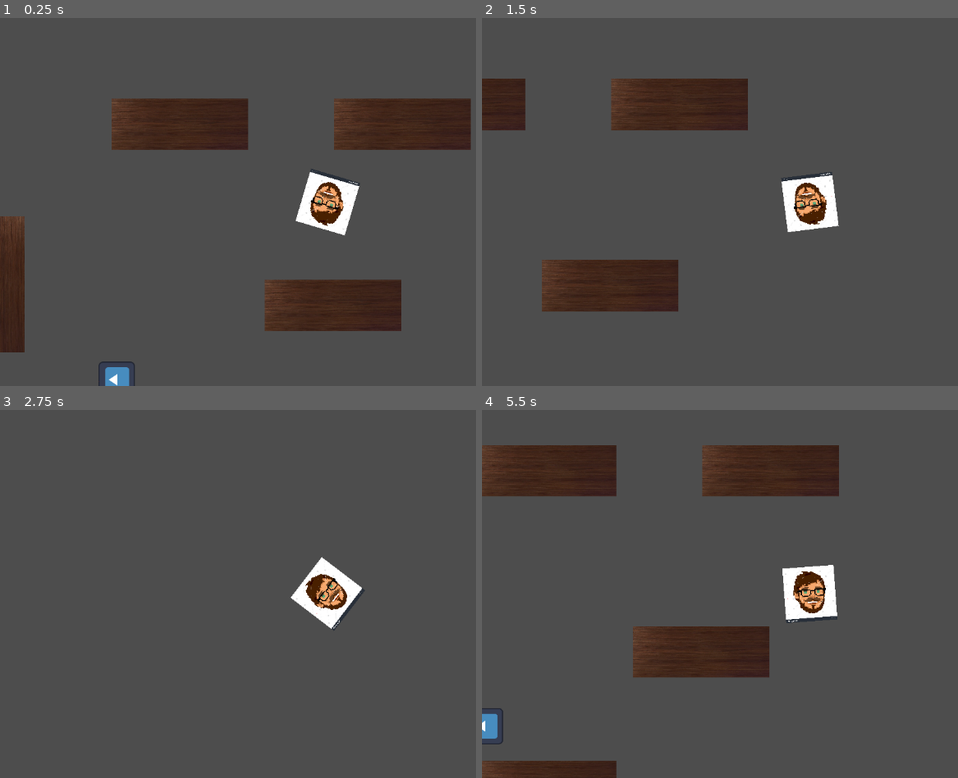
Above: before the commit, frames 1-4 (two rows, left to right).
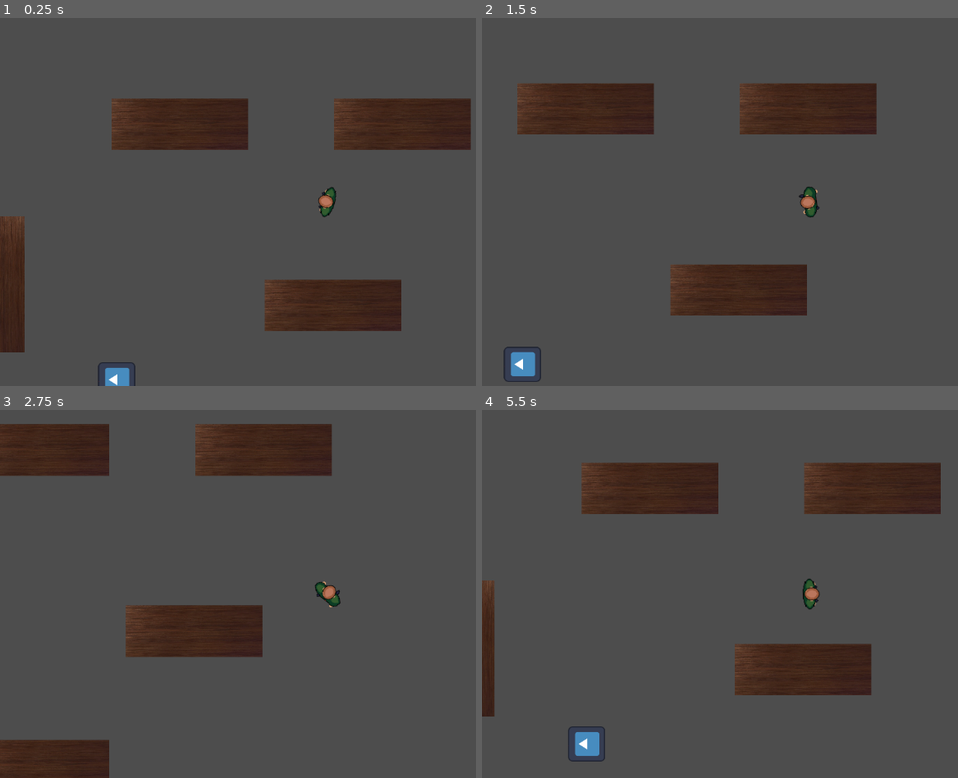
Above: after the commit, the same moments.

Repository: jmsanchezdiaz/boss-ipv-2024-e3.14cos
Game: Godot game, scene res://main.tscn
The game is run twice, just before and just after one commit, with the same random seed, the same clock (stepped at 60 frames per second) and the same inputs. The engine's default icon, where the game draws it, is replaced by a stand-in: a white triangle on a blue panel in a dark square.
Inputs (mouse positions are in pixels of both pictures, inside the frame that each line leads up to):
- Up to frame 1 (0.25 s): no input
- Up to frame 2 (1.5 s): move the mouse to (953, 183) at 0.52 s; press the mouse at (953, 183) at 0.53 s; hold D (move_right) 0.53-1.28 s; tap Shift (run) at 0.8, 1.35 s; move the mouse to (677, 220) at 1.27 s; release the mouse at (677, 220) at 1.28 s; hold S (move_down) from 1.28 s (still down)
- Up to frame 3 (2.75 s): click (195, 612) at 1.55 s; move the mouse to (395, 513) at 2.02 s; release S (move_down) at 2.03 s; press the mouse at (395, 513) at 2.03 s; hold D (move_right) from 2.03 s (still down); tap Shift (run) at 2.3 s
- Up to frame 4 (5.5 s): move the mouse to (777, 667) at 2.77 s; release D (move_right) at 2.78 s; release the mouse at (777, 667) at 2.78 s; hold W (move_up) 2.78-3.53 s; tap Shift (run) at 2.85, 3.8, 4.35, 5.3 s; click (777, 667) at 3.05 s; move the mouse to (outside the picture) at 3.52 s; press the mouse at (outside the picture) at 3.53 s; hold A (move_left) 3.53-5.03 s; move the mouse to (615, 538) at 4.27 s; release the mouse at (615, 538) at 4.28 s; click (615, 538) at 4.55 s; move the mouse to (843, 594) at 5.02 s; press the mouse at (843, 594) at 5.03 s; hold S (move_down) from 5.03 s (still down)

The runs differ from the first frame. In frame 1, 1.6% of the frame differs, in the area x 20-76%, y 40-100%; in frame 2, 20%; in frame 3, 15%; in frame 4, 25%, in the area x 0-97%, y 9-100%.

Commit message:
Player walk animation

Diff:
--- a/entities/Player/Player.tscn
+++ b/entities/Player/Player.tscn
@@ -1,16 +1,73 @@
-[gd_scene load_steps=9 format=3 uid="uid://b03m6mbug7ngg"]
+[gd_scene load_steps=13 format=3 uid="uid://b03m6mbug7ngg"]
 
 [ext_resource type="Script" path="res://entities/Player/player.gd" id="1_4in8l"]
-[ext_resource type="Texture2D" uid="uid://c5dhd8n3m7ckc" path="res://assets/Nico.jpg" id="1_v1hny"]
+[ext_resource type="Texture2D" uid="uid://b4tsjbj5rvgoy" path="res://assets/player-spritesheet.png" id="2_byyay"]
 [ext_resource type="Texture2D" uid="uid://cmcsh50axvbfm" path="res://assets/blood-spritesheet2.png" id="3_ld6fc"]
 
+[sub_resource type="Animation" id="Animation_vrris"]
+length = 0.001
+tracks/0/type = "value"
+tracks/0/imported = false
+tracks/0/enabled = true
+tracks/0/path = NodePath("Body:frame")
+tracks/0/interp = 1
+tracks/0/loop_wrap = true
+tracks/0/keys = {
+"times": PackedFloat32Array(0),
+"transitions": PackedFloat32Array(1),
+"update": 1,
+"values": [0]
+}
+
+[sub_resource type="Animation" id="Animation_ui2ls"]
+resource_name = "Walk"
+length = 1.2
+loop_mode = 1
+tracks/0/type = "value"
+tracks/0/imported = false
+tracks/0/enabled = true
+tracks/0/path = NodePath("Body:frame")
+tracks/0/interp = 1
+tracks/0/loop_wrap = true
+tracks/0/keys = {
+"times": PackedFloat32Array(0, 0.1, 0.2, 0.3, 0.4, 0.5, 0.6, 0.7, 0.8, 0.9, 1, 1.1),
+"transitions": PackedFloat32Array(1, 1, 1, 1, 1, 1, 1, 1, 1, 1, 1, 1),
+"update": 1,
+"values": [0, 1, 2, 3, 4, 5, 6, 7, 8, 9, 10, 11]
+}
+
+[sub_resource type="Animation" id="Animation_y28d7"]
+resource_name = "ReceiveDamage"
+
+[sub_resource type="AnimationLibrary" id="AnimationLibrary_6yx8f"]
+_data = {
+"RESET": SubResource("Animation_vrris"),
+"ReceiveDamage": SubResource("Animation_y28d7"),
+"Walk": SubResource("Animation_ui2ls")
+}
+
 [sub_resource type="CircleShape2D" id="CircleShape2D_j84la"]
-radius = 750.74
+radius = 434.613
 
 [sub_resource type="CircleShape2D" id="CircleShape2D_0rk6p"]
 radius = 1634.1
 
-[sub_resource type="Animation" id="Animation_y28d7"]
+[sub_resource type="Animation" id="Animation_x211c"]
+length = 0.001
+tracks/0/type = "value"
+tracks/0/imported = false
+tracks/0/enabled = true
+tracks/0/path = NodePath("Blood:frame")
+tracks/0/interp = 1
+tracks/0/loop_wrap = true
+tracks/0/keys = {
+"times": PackedFloat32Array(0),
+"transitions": PackedFloat32Array(1),
+"update": 1,
+"values": [0]
+}
+
+[sub_resource type="Animation" id="Animation_myc8f"]
 resource_name = "ReceiveDamage"
 tracks/0/type = "value"
 tracks/0/imported = false
@@ -25,36 +82,31 @@
 "values": [0, 1, 2, 3, 4, 5, 6, 7, 8, 9]
 }
 
-[sub_resource type="Animation" id="Animation_vrris"]
-length = 0.001
-tracks/0/type = "value"
-tracks/0/imported = false
-tracks/0/enabled = true
-tracks/0/path = NodePath("Blood:frame")
-tracks/0/interp = 1
-tracks/0/loop_wrap = true
-tracks/0/keys = {
-"times": PackedFloat32Array(0),
-"transitions": PackedFloat32Array(1),
-"update": 1,
-"values": [0]
-}
-
-[sub_resource type="AnimationLibrary" id="AnimationLibrary_6yx8f"]
+[sub_resource type="AnimationLibrary" id="AnimationLibrary_mnr3j"]
 _data = {
-"RESET": SubResource("Animation_vrris"),
-"ReceiveDamage": SubResource("Animation_y28d7")
+"RESET": SubResource("Animation_x211c"),
+"ReceiveDamage": SubResource("Animation_myc8f")
 }
 
 [node name="Player" type="CharacterBody2D"]
 scale = Vector2(0.06, 0.06)
 collision_layer = 2
 script = ExtResource("1_4in8l")
+MAX_SPEED = 150
 
 [node name="Body" type="Sprite2D" parent="."]
-texture = ExtResource("1_v1hny")
+position = Vector2(166.667, 49.9999)
+scale = Vector2(19.4444, 20)
+texture = ExtResource("2_byyay")
+hframes = 12
+
+[node name="BodyAnimation" type="AnimationPlayer" parent="."]
+libraries = {
+"": SubResource("AnimationLibrary_6yx8f")
+}
 
 [node name="CollisionShape2D" type="CollisionShape2D" parent="."]
+position = Vector2(0, -1.90735e-06)
 shape = SubResource("CircleShape2D_j84la")
 
 [node name="AttackArea" type="Area2D" parent="."]
@@ -64,15 +116,15 @@
 shape = SubResource("CircleShape2D_0rk6p")
 
 [node name="Blood" type="Sprite2D" parent="."]
-position = Vector2(-733.333, 0)
+position = Vector2(-255.612, -0.229689)
 rotation = 3.14159
-scale = Vector2(15, 16)
+scale = Vector2(10.1593, 10.5501)
 texture = ExtResource("3_ld6fc")
 hframes = 10
 
 [node name="BloodAnimation" type="AnimationPlayer" parent="."]
 libraries = {
-"": SubResource("AnimationLibrary_6yx8f")
+"": SubResource("AnimationLibrary_mnr3j")
 }
 
 [connection signal="body_entered" from="AttackArea" to="." method="_on_crowbar_area_body_entered"]
--- a/entities/Player/player.gd
+++ b/entities/Player/player.gd
@@ -9,7 +9,8 @@
 @export var STAMINA_REGEN = 10.0 # La cantidad de estamina que se regenera por segundo.
 @export var RUNNING_STAMINA_COST = 25.0 # La cantidad de estamina que se consume por segundo al correr.
 
-@onready var animation = $BloodAnimation
+@onready var bloodAnimation = $BloodAnimation
+@onready var bodyAnimation = $BodyAnimation
 
 var current_stamina = MAX_STAMINA
 var running_multiplier = 1
@@ -74,7 +75,7 @@
 
 func handle_running(delta: float) -> void:
 	if Input.is_action_pressed("run") and current_stamina > 0:
-		running_multiplier = 1.5
+		running_multiplier = 2
 		current_stamina = max(current_stamina - RUNNING_STAMINA_COST * delta, 0)
 	else:
 		running_multiplier = 1
@@ -87,8 +88,10 @@
 	var input_vector = Input.get_vector("move_left", "move_right", "move_up", "move_down")
 	if input_vector == Vector2.ZERO:
 		apply_friction(FRICTION * delta)
+		bodyAnimation.play("RESET")
 	else:
 		apply_movement((input_vector * ACCELERATION * delta))
+		bodyAnimation.play("Walk")
 	move_and_slide()
 
 
@@ -108,7 +111,7 @@
 	if health > 0:
 		health -= amount
 		print("Nico health:", health)
-		animation.play("ReceiveDamage")
+		bloodAnimation.play("ReceiveDamage")
 	else:
 		queue_free()
 
@@ -116,10 +119,8 @@
 func _on_crowbar_area_body_entered(body: Node2D) -> void:
 	if body is Zombie:
 		current_target = body
-		# print("Zombie in range!")
 
 
 func _on_crowbar_area_body_exited(body: Node2D) -> void:
 	if body == current_target:
 		current_target = null
-		# print("Zombie out of range!")
--- a/entities/enemies/Zombie.tscn
+++ b/entities/enemies/Zombie.tscn
@@ -1,8 +1,45 @@
-[gd_scene load_steps=10 format=3 uid="uid://djba5um6gbc7k"]
+[gd_scene load_steps=13 format=3 uid="uid://djba5um6gbc7k"]
 
 [ext_resource type="Texture2D" uid="uid://ctlppq3e6ixwp" path="res://icon.svg" id="1_n1eks"]
 [ext_resource type="Script" path="res://entities/enemies/zombie.gd" id="1_wyi4p"]
 [ext_resource type="Texture2D" uid="uid://cmcsh50axvbfm" path="res://assets/blood-spritesheet2.png" id="3_a0iq2"]
+
+[sub_resource type="Animation" id="Animation_235ey"]
+resource_name = "Walk"
+loop_mode = 1
+tracks/0/type = "value"
+tracks/0/imported = false
+tracks/0/enabled = true
+tracks/0/path = NodePath("Body:frame")
+tracks/0/interp = 1
+tracks/0/loop_wrap = true
+tracks/0/keys = {
+"times": PackedFloat32Array(),
+"transitions": PackedFloat32Array(),
+"update": 1,
+"values": []
+}
+
+[sub_resource type="Animation" id="Animation_0uw0c"]
+length = 0.001
+tracks/0/type = "value"
+tracks/0/imported = false
+tracks/0/enabled = true
+tracks/0/path = NodePath("Body:frame")
+tracks/0/interp = 1
+tracks/0/loop_wrap = true
+tracks/0/keys = {
+"times": PackedFloat32Array(0),
+"transitions": PackedFloat32Array(1),
+"update": 1,
+"values": [0]
+}
+
+[sub_resource type="AnimationLibrary" id="AnimationLibrary_o0w8e"]
+_data = {
+"RESET": SubResource("Animation_0uw0c"),
+"Walk": SubResource("Animation_235ey")
+}
 
 [sub_resource type="CircleShape2D" id="CircleShape2D_k0xce"]
 radius = 31.0
@@ -13,7 +50,22 @@
 [sub_resource type="CircleShape2D" id="CircleShape2D_8ras5"]
 radius = 61.0
 
-[sub_resource type="Animation" id="Animation_y28d7"]
+[sub_resource type="Animation" id="Animation_x211c"]
+length = 0.001
+tracks/0/type = "value"
+tracks/0/imported = false
+tracks/0/enabled = true
+tracks/0/path = NodePath("Blood:frame")
+tracks/0/interp = 1
+tracks/0/loop_wrap = true
+tracks/0/keys = {
+"times": PackedFloat32Array(0),
+"transitions": PackedFloat32Array(1),
+"update": 1,
+"values": [0]
+}
+
+[sub_resource type="Animation" id="Animation_myc8f"]
 resource_name = "ReceiveDamage"
 tracks/0/type = "value"
 tracks/0/imported = false
@@ -28,34 +80,24 @@
 "values": [0, 1, 2, 3, 4, 5, 6, 7, 8, 9]
 }
 
-[sub_resource type="Animation" id="Animation_vrris"]
-length = 0.001
-tracks/0/type = "value"
-tracks/0/imported = false
-tracks/0/enabled = true
-tracks/0/path = NodePath("Blood:frame")
-tracks/0/interp = 1
-tracks/0/loop_wrap = true
-tracks/0/keys = {
-"times": PackedFloat32Array(0),
-"transitions": PackedFloat32Array(1),
-"update": 1,
-"values": [0]
-}
-
-[sub_resource type="AnimationLibrary" id="AnimationLibrary_6yx8f"]
+[sub_resource type="AnimationLibrary" id="AnimationLibrary_mnr3j"]
 _data = {
-"RESET": SubResource("Animation_vrris"),
-"ReceiveDamage": SubResource("Animation_y28d7")
+"RESET": SubResource("Animation_x211c"),
+"ReceiveDamage": SubResource("Animation_myc8f")
 }
 
 [node name="Zombie" type="CharacterBody2D"]
 script = ExtResource("1_wyi4p")
 
-[node name="Sprite2D" type="Sprite2D" parent="."]
+[node name="Body" type="Sprite2D" parent="."]
 rotation = -1.57079
-scale = Vector2(0.5, 0.5)
+scale = Vector2(0.484375, 0.508294)
 texture = ExtResource("1_n1eks")
+
+[node name="BodyAnimation" type="AnimationPlayer" parent="."]
+libraries = {
+"": SubResource("AnimationLibrary_o0w8e")
+}
 
 [node name="CollisionShape2D" type="CollisionShape2D" parent="."]
 shape = SubResource("CircleShape2D_k0xce")
--- a/entities/enemies/zombie.gd
+++ b/entities/enemies/zombie.gd
@@ -37,15 +37,12 @@
 		var sawByRightEye: bool = rightEye.is_colliding() && rightEye.get_collider() == target
 
 		if sawByLeftEye || sawByRightEye:
-			# print("Sí, lo veo, lo sigo hacia ", lastPositionKnown)
 			var targetPosition: Vector2 = (target.global_position - global_position).normalized() * SPEED * delta
 			look_at(target.global_position)
 			lastPositionKnown = target.global_position
 
-			print("distance fuera: ", distance)
-			if distance > 79:
+			if distance > 59:
 				position += targetPosition
-				print("distance dentro: ", distance)
 				move_and_collide(Vector2.ZERO.rotated(0.0))
 
 			if target_in_attack_area and attack_timer.is_stopped():
@@ -53,10 +50,8 @@
 
 		elif lastPositionKnown != Vector2.ZERO and distanceToLastPosition > 1:
 			move_to_last_position_known(delta)
-			print("No debería estar acá 1")
 	elif lastPositionKnown != Vector2.ZERO and distanceToLastPosition > 1:
 		move_to_last_position_known(delta)
-		print("No debería estar acá 2")
 
 
 func move_to_last_position_known(delta) -> void:
@@ -75,6 +70,7 @@
 	if enemy is Player:
 		enemy.take_damage(ATTACK_DAMAGE)
 
+
 func _on_attack_timeout() -> void:
 	if target_in_attack_area:
 		attack(target)
@@ -82,14 +78,10 @@
 
 
 func _on_detection_area_body_entered(body: Node2D) -> void:
-	#if body is Player:
-		#lastPositionKnown = (body.global_position - global_position).normalized()
 	target = body;
 
 
 func _on_detection_area_body_exited(_body: Node2D) -> void:
-	#if _body is Player:
-		#lastPositionKnown = (target.global_position - global_position).normalized()
 	target = null
 
 
Binary file added: assets/player-spritesheet.png
Not shown, added: assets/player-spritesheet.png.import
Binary file added: assets/zombie-spritesheet2.png
Not shown, added: assets/zombie-spritesheet2.png.import
Not shown: 1 places in entities/enemies/Zombie.tscn that only renumber resources
Binary file added: zombie-spritesheet2.png
Not shown, added: zombie-spritesheet2.png.import
